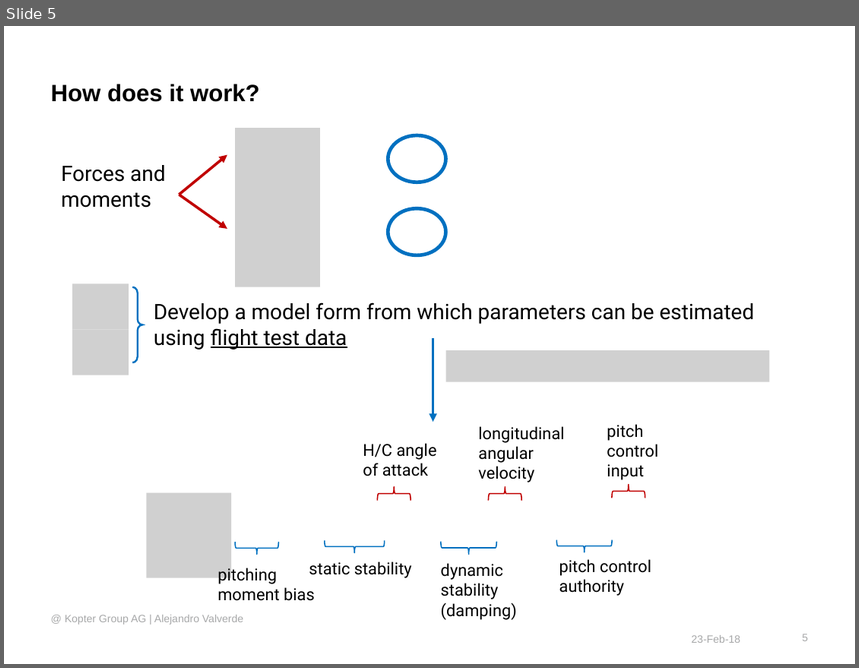
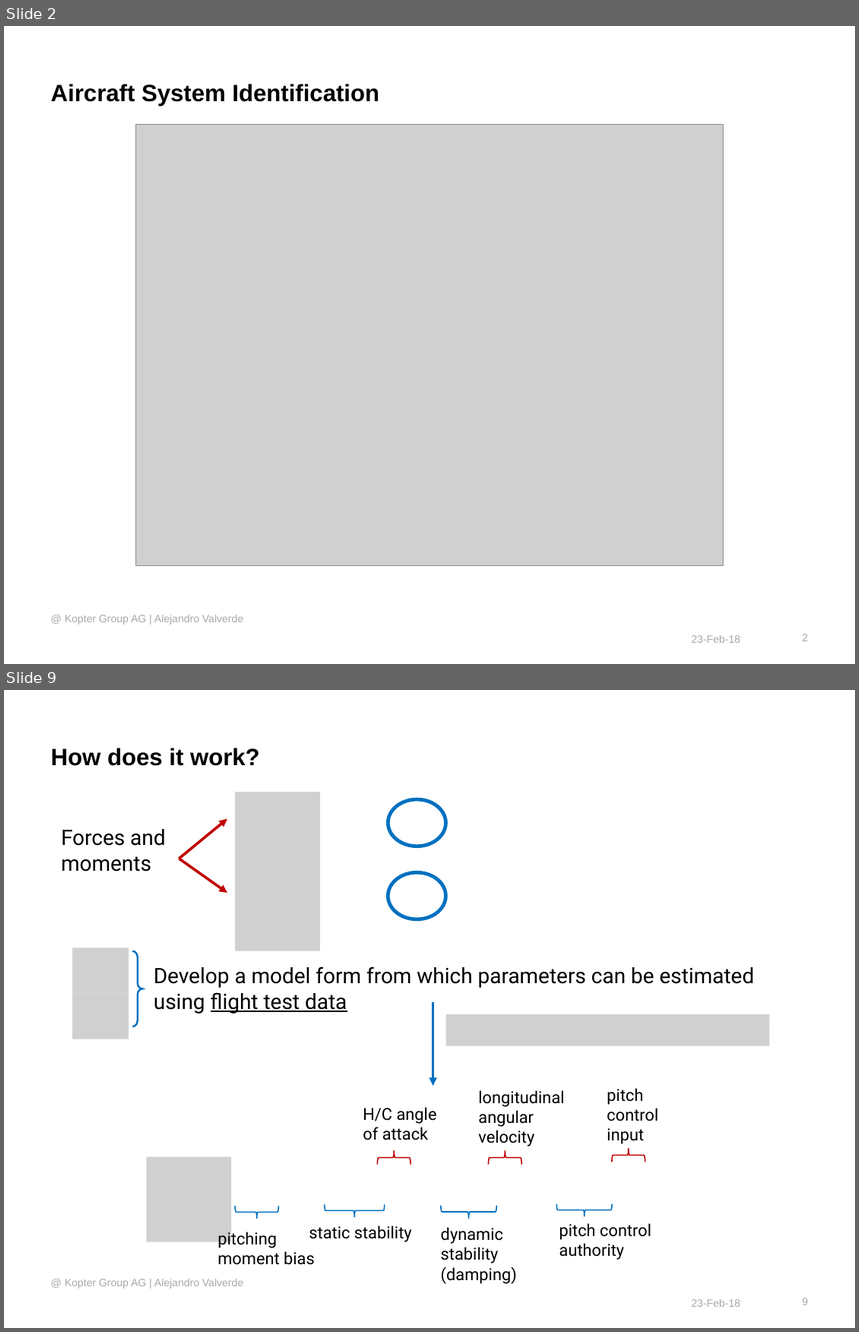
Before and after one commit to wuyou33/kopter, a slide deck: s_id/docs/System Identification to support Flight Test activities - proposal.pptx. Shown one above the other, each under a label of ours: slide 5 before the commit, slides 2 and 9 after it; the slides between them are not shown. The pictures are 859x668 and 859x1332 pixels, drawn with LibreOffice and Linux fonts; fonts in the diff are those of the drawing; grey boxes stand for pictures; background and template pictures are left out. Boxes give left, top, right and bottom in pixels: in the first picture for what was removed or moved away, otherwise in the second. Text is boxed around its words. In the diff, an @@ line names an element or a change of style, - is before the commit and + after.

```diff
--- a/s_id/docs/System Identification to support Flight Test activities - proposal.pptx
+++ b/s_id/docs/System Identification to support Flight Test activities - proposal.pptx
@@ slide 2 added at <box>4,26,855,664</box>, background #FFFFFF @@
@@ title added at <box>51,84,379,107</box>, 20 pt, text #000000, bold @@
+Aircraft System Identification
@@ picture added at <box>136,125,723,566</box> @@
@@ text added at <box>65,615,243,625</box>, 9 pt, text #A7A8A9 @@
+@ Kopter Group AG | Alejandro Valverde
@@ text added at <box>692,636,741,643</box>, 9 pt, text #A7A8A9 @@
+23-Feb-18
@@ page number added at <box>802,634,808,642</box>, 9 pt, text #A7A8A9 @@
+2
@@ what was slide 5 is now slide 9 @@
@@ page number at <box>802,1298,808,1306</box>: text changed @@
-5
+9
```
Also in this commit, not shown: 4 slides changed, 3 other slides added, 1 other file.
